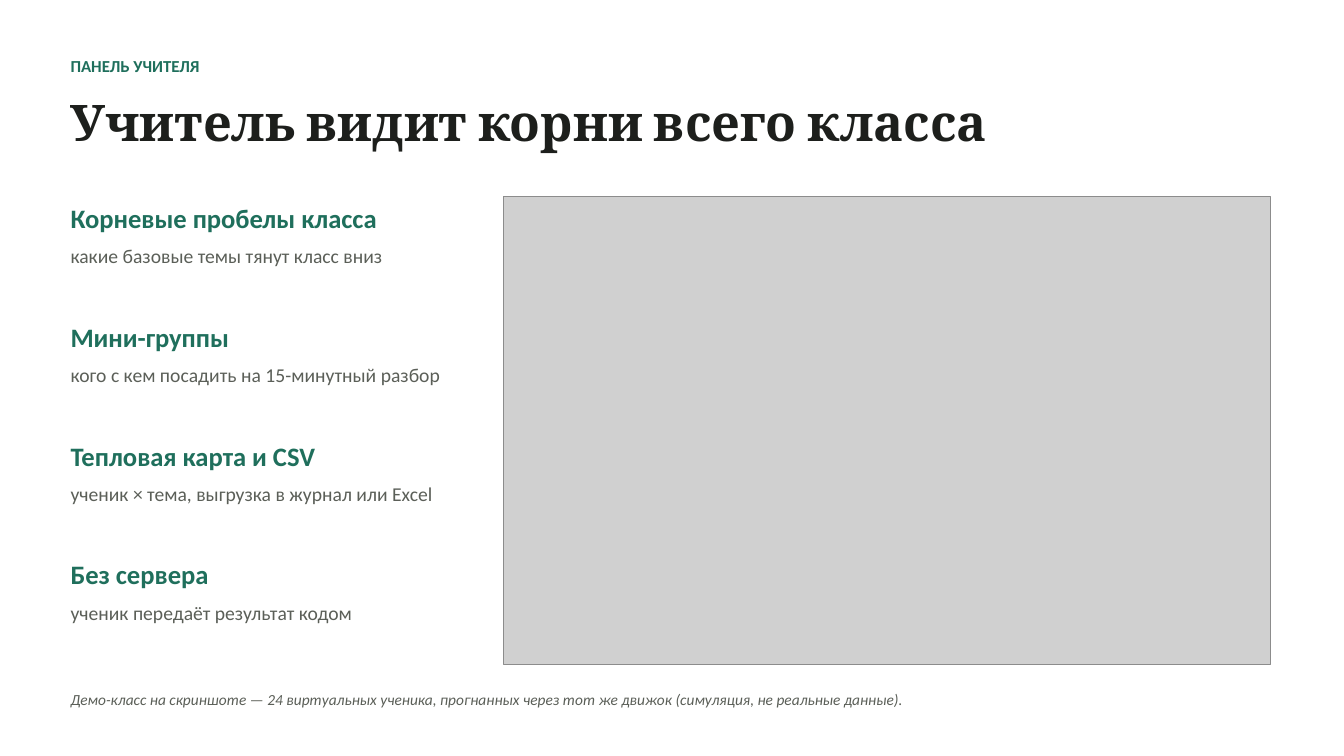
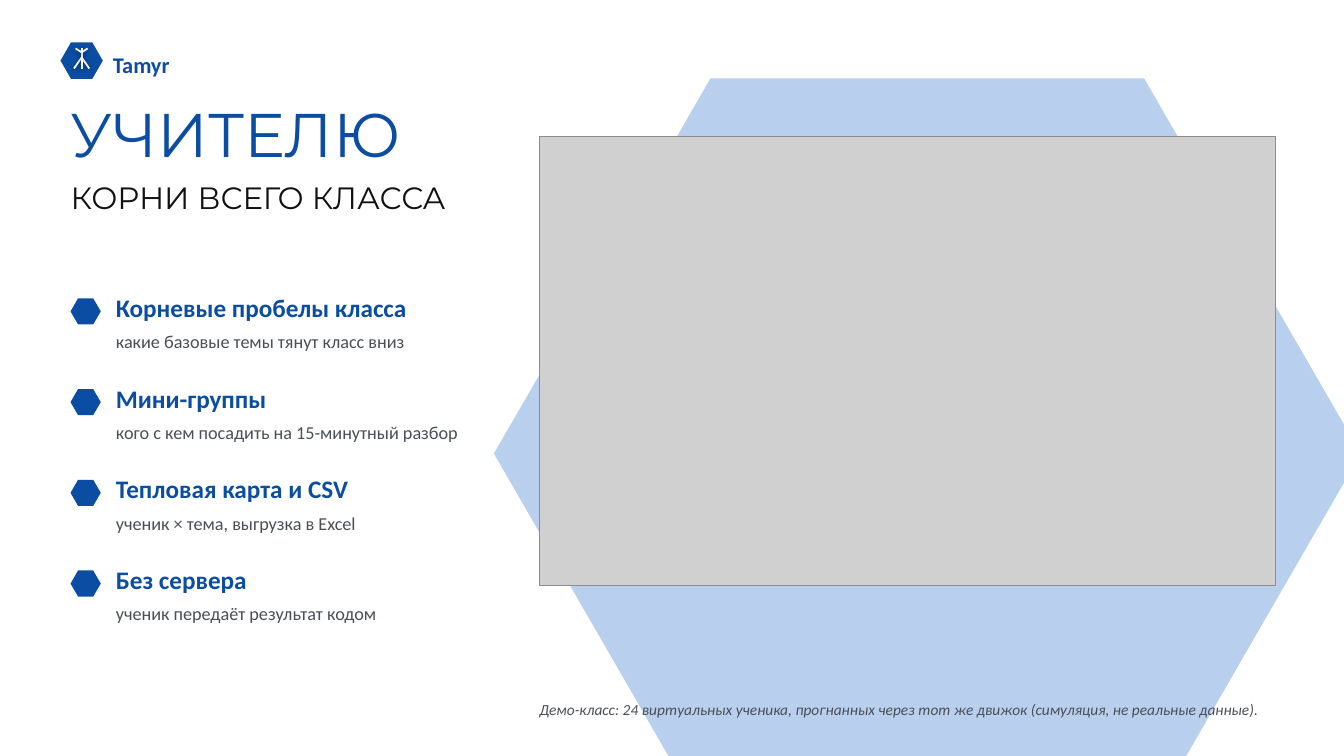
Before and after one commit to sas1k00/hackathonchik, a slide deck: slide 7 of docs/Tamyr_VentureHack2026.pptx. Drawn at 1344x756 pixels with LibreOffice and Linux fonts; fonts in the diff are those of the drawing; grey boxes stand for pictures. Boxes give left, top, right and bottom in pixels: in the first picture for what was removed or moved away, otherwise in the second. Text is boxed around its words. In the diff, an @@ line names an element or a change of style, - is before the commit and + after.

```diff
--- a/docs/Tamyr_VentureHack2026.pptx
+++ b/docs/Tamyr_VentureHack2026.pptx
@@ hexagon added at [60,42,103,79], fill #0B4DA2 @@
@@ line added from (82, 57) to (74, 69), #FFFFFF 1.25 pt @@
@@ line added from (82, 52) to (76, 48), #FFFFFF 1.25 pt @@
@@ line added from (82, 48) to (82, 57), #FFFFFF 1.25 pt @@
@@ line added from (82, 57) to (90, 69), #FFFFFF 1.25 pt @@
@@ line added from (82, 57) to (82, 69), #FFFFFF 1.25 pt @@
@@ line added from (82, 52) to (88, 48), #FFFFFF 1.25 pt @@
@@ text added at [113,58,170,77], 16 pt, text #0B4DA2, bold @@
+Tamyr
@@ text removed at [71,61,199,72] @@
-ПАНЕЛЬ УЧИТЕЛЯ
@@ hexagon added at [494,79,1344,756], fill #B9CFEE @@
@@ text added at [71,113,401,158], 44 pt, text #0B4DA2 @@
+УЧИТЕЛЮ
@@ picture: place and size @@
-picture at [504,197,1270,664]
+picture at [539,136,1275,586]
@@ text at [71,187,446,210]: text changed; size 36 to 22 pt; font Cambria to Montserrat; text colour #1D1F1C to #111111; bold off @@
-Учитель видит корни всего класса
+КОРНИ ВСЕГО КЛАССА
@@ hexagon added at [71,298,101,325], fill #0B4DA2 @@
@@ size 19 to 18 pt, text colour #1F6F5C to #0B4DA2 in 4 elements at [116,572,247,593], [116,481,348,502], [116,391,266,412], [116,299,406,321] @@
@@ text "Корневые пробелы класса": place and size @@
-text "Корневые пробелы класса" at [71,209,376,233]
+text "Корневые пробелы класса" at [116,299,406,321]
@@ size 14 to 13 pt, text colour #5B5F58 to #4A4F57 in 3 elements at [116,608,376,623], [116,426,458,442], [116,335,404,351] @@
@@ text "какие базовые темы тянут класс ...": place and size @@
-text "какие базовые темы тянут класс ..." at [71,249,382,266]
+text "какие базовые темы тянут класс ..." at [116,335,404,351]
@@ hexagon added at [71,389,101,415], fill #0B4DA2 @@
@@ text "Мини-группы": place and size @@
-text "Мини-группы" at [71,329,229,352]
+text "Мини-группы" at [116,391,266,412]
@@ text "кого с кем посадить на ...": place and size @@
-text "кого с кем посадить на ..." at [71,368,440,385]
+text "кого с кем посадить на ..." at [116,426,458,442]
@@ text "Тепловая карта и CSV": place and size @@
-text "Тепловая карта и CSV" at [71,448,315,471]
+text "Тепловая карта и CSV" at [116,481,348,502]
@@ hexagon added at [71,480,101,506], fill #0B4DA2 @@
@@ text at [116,517,355,533]: text changed; size 14 to 13 pt; text colour #5B5F58 to #4A4F57 @@
-ученик × тема, выгрузка в журнал или Excel
+ученик × тема, выгрузка в Excel
@@ text "Без сервера": place and size @@
-text "Без сервера" at [71,566,209,589]
+text "Без сервера" at [116,572,247,593]
@@ hexagon added at [71,571,101,597], fill #0B4DA2 @@
@@ text "ученик передаёт результат кодом": place and size @@
-text "ученик передаёт результат кодом" at [71,607,352,623]
+text "ученик передаёт результат кодом" at [116,608,376,623]
@@ text at [539,702,1257,720]: text changed; text colour #5B5F58 to #4A4F57 @@
-Демо-класс на скриншоте — 24 виртуальных ученика, прогнанных через тот же движок (симуляция, не реальные данные).
+Демо-класс: 24 виртуальных ученика, прогнанных через тот же движок (симуляция, не реальные данные).
```
Also in this commit, not shown: 10 other slides changed, 2 other files.
